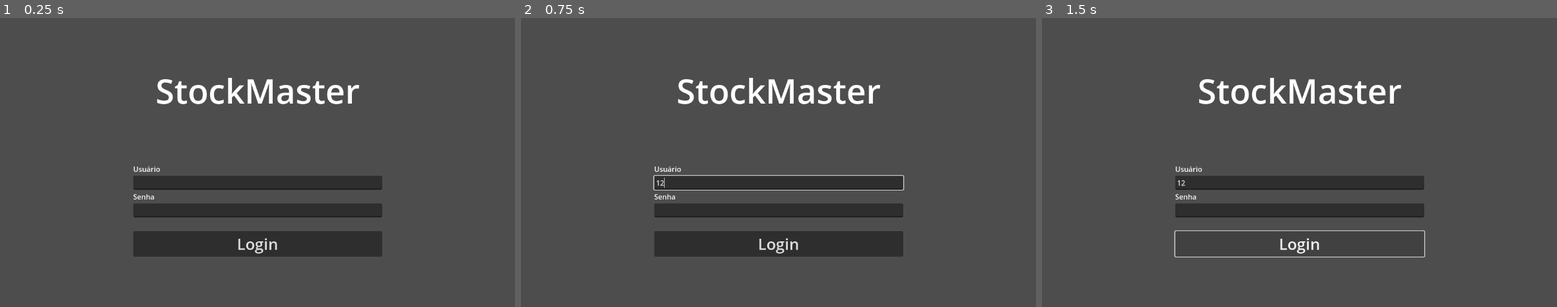
Above: before the commit, frames 1-3 (left to right).
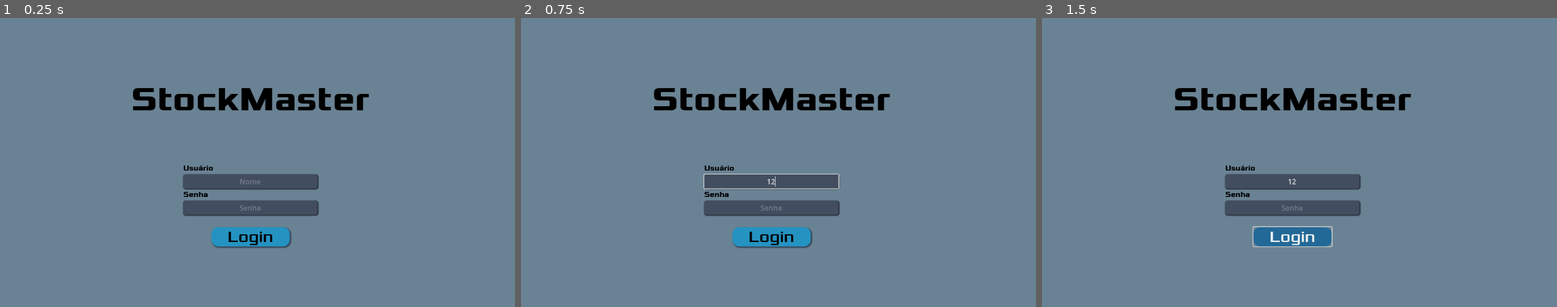
Above: after the commit, the same moments.

Repository: Jeday03/Sistema-De-Inventario-Modeladgem-De-Sistemas
Game: Godot game, scene res://Scenes/TelaInicial.tscn
Two runs of this game, one before a commit and one after it. Both use one fixed random seed, a clock stepped at 60 frames per second and the inputs below.
Inputs (mouse positions are in pixels of both pictures, inside the frame that each line leads up to):
- Up to frame 1 (0.25 s): no input
- Up to frame 2 (0.75 s): click (778, 182) at 0.52 s; type "12" at 0.6 s
- Up to frame 3 (1.5 s): click "Login" at 1.25 s

The runs differ from the first frame. In frame 1, 99% of the frame differs, in the area x 0-100%, y 0-100%; in frame 2, 99%; in frame 3, 99%.

Commit message:
mexe nos estilos da tela login

Diff:
--- /dev/null
+++ b/stockmastergodot2/GodotFont/fonts/architect-s-daughter/ArchitectsDaughter32.tres
@@ -0,0 +1,8 @@
+[gd_resource type="DynamicFont" load_steps=2 format=2]
+
+[ext_resource path="res://fonts/architect-s-daughter/ArchitectsDaughter.ttf" type="DynamicFontData" id=1]
+
+[resource]
+
+size = 32
+font_data = ExtResource( 1 )
--- /dev/null
+++ b/stockmastergodot2/GodotFont/fonts/cmu-typewriter/Typewriter.tres
@@ -0,0 +1,8 @@
+[gd_resource type="DynamicFont" load_steps=2 format=2]
+
+[ext_resource path="res://fonts/cmu-typewriter/Typewriter/cmuntt.ttf" type="DynamicFontData" id=1]
+
+[resource]
+
+size = 32
+font_data = ExtResource( 1 )
--- /dev/null
+++ b/stockmastergodot2/GodotFont/fonts/connection_ii/ConnectionII.tres
@@ -0,0 +1,8 @@
+[gd_resource type="DynamicFont" load_steps=2 format=2]
+
+[ext_resource path="res://fonts/connection_ii/ConnectionII.otf" type="DynamicFontData" id=1]
+
+[resource]
+
+size = 30
+font_data = ExtResource( 1 )
--- /dev/null
+++ b/stockmastergodot2/GodotFont/fonts/droid-sans/DroidSans.tres
@@ -0,0 +1,8 @@
+[gd_resource type="DynamicFont" load_steps=2 format=2]
+
+[ext_resource path="res://fonts/droid-sans/DroidSans.ttf" type="DynamicFontData" id=1]
+
+[resource]
+
+size = 32
+font_data = ExtResource( 1 )
--- /dev/null
+++ b/stockmastergodot2/GodotFont/fonts/kirifont/Kirifont.tres
@@ -0,0 +1,10 @@
+[gd_resource type="DynamicFont" load_steps=2 format=2]
+
+[ext_resource path="res://fonts/kirifont/KiriFont.otf" type="DynamicFontData" id=1]
+
+[resource]
+
+size = 32
+extra_spacing_top = -5
+extra_spacing_bottom = -20
+font_data = ExtResource( 1 )
--- /dev/null
+++ b/stockmastergodot2/GodotFont/fonts/linux-libertine/LinuxLibertine.tres
@@ -0,0 +1,5 @@
+[gd_resource type="DynamicFontData" format=2]
+
+[resource]
+
+font_path = "res://fonts/linux-libertine/LinLibertine_5.3.0_2012_07_02/LinLibertineOTF_5.3.0_2012_07_02/LinLibertine_R.otf"
--- /dev/null
+++ b/stockmastergodot2/GodotFont/fonts/montreal/Montreal.tres
@@ -0,0 +1,8 @@
+[gd_resource type="DynamicFont" load_steps=2 format=2]
+
+[ext_resource path="res://fonts/montreal/Montreal-Regular.ttf" type="DynamicFontData" id=1]
+
+[resource]
+
+size = 32
+font_data = ExtResource( 1 )
--- /dev/null
+++ b/stockmastergodot2/GodotFont/fonts/poco/Poco.tres
@@ -0,0 +1,11 @@
+[gd_resource type="DynamicFont" load_steps=2 format=2]
+
+[ext_resource path="res://fonts/poco/Poco.ttf" type="DynamicFontData" id=1]
+
+[resource]
+
+size = 40
+use_mipmaps = true
+extra_spacing_top = -18
+extra_spacing_bottom = 2
+font_data = ExtResource( 1 )
--- /dev/null
+++ b/stockmastergodot2/GodotFont/fonts/source-code-pro/SourceCodePro.tres
@@ -0,0 +1,8 @@
+[gd_resource type="DynamicFont" load_steps=2 format=2]
+
+[ext_resource path="res://fonts/source-code-pro/source-code-pro-2.010R-ro-1.030R-it/TTF/SourceCodePro-Regular.ttf" type="DynamicFontData" id=1]
+
+[resource]
+
+size = 32
+font_data = ExtResource( 1 )
--- /dev/null
+++ b/stockmastergodot2/GodotFont/fonts/xolonium/Xolonium.tres
@@ -0,0 +1,8 @@
+[gd_resource type="DynamicFont" load_steps=2 format=2]
+
+[ext_resource path="res://fonts/xolonium/xolonium-fonts-4.1/ttf/Xolonium-Regular.ttf" type="DynamicFontData" id=1]
+
+[resource]
+
+size = 32
+font_data = ExtResource( 1 )
--- a/stockmastergodot2/Scenes/TelaInicial.tscn
+++ b/stockmastergodot2/Scenes/TelaInicial.tscn
@@ -1,11 +1,20 @@
-[gd_scene load_steps=2 format=3 uid="uid://cnydgc3m51djg"]
+[gd_scene load_steps=3 format=3 uid="uid://cnydgc3m51djg"]
 
-[ext_resource type="Script" uid="uid://cnfmjxdxwwubq" path="res://Scripts/MenuLogin.gd" id="1_mhdbr"]
+[ext_resource type="Script" path="res://Scripts/MenuLogin.gd" id="1_mhdbr"]
+[ext_resource type="Theme" uid="uid://bqh2iuipvdjx" path="res://Themes/TemaNovo.tres" id="2_6mis4"]
 
 [node name="Node2D" type="Node2D"]
 
 [node name="CanvasLayer" type="CanvasLayer" parent="."]
 script = ExtResource("1_mhdbr")
+
+[node name="ColorRect" type="ColorRect" parent="CanvasLayer"]
+anchors_preset = 15
+anchor_right = 1.0
+anchor_bottom = 1.0
+grow_horizontal = 2
+grow_vertical = 2
+color = Color(0.417574, 0.512227, 0.580751, 1)
 
 [node name="TextureRect" type="TextureRect" parent="CanvasLayer"]
 offset_right = 340.0
@@ -16,10 +25,13 @@
 anchor_left = 0.5
 anchor_right = 0.5
 anchor_bottom = 1.0
-offset_left = -278.0
-offset_right = 279.0
-offset_bottom = -2.0
+offset_left = -294.0
+offset_top = 1.0
+offset_right = 263.0
+offset_bottom = -1.0
 grow_horizontal = 2
+grow_vertical = 2
+theme = ExtResource("2_6mis4")
 alignment = 1
 
 [node name="Label" type="Label" parent="CanvasLayer/VBoxContainer"]
@@ -30,25 +42,40 @@
 horizontal_alignment = 1
 
 [node name="Label3" type="Label" parent="CanvasLayer/VBoxContainer"]
+custom_minimum_size = Vector2(300, 0)
 layout_mode = 2
+size_flags_horizontal = 4
 text = "Usuário"
 
 [node name="LineEdit" type="LineEdit" parent="CanvasLayer/VBoxContainer"]
+custom_minimum_size = Vector2(300, 0)
 layout_mode = 2
+size_flags_horizontal = 4
+placeholder_text = "Nome"
+alignment = 1
 
 [node name="Label2" type="Label" parent="CanvasLayer/VBoxContainer"]
+custom_minimum_size = Vector2(300, 0)
 layout_mode = 2
+size_flags_horizontal = 4
 text = "Senha"
 
 [node name="LineEdit2" type="LineEdit" parent="CanvasLayer/VBoxContainer"]
+custom_minimum_size = Vector2(300, 0)
 layout_mode = 2
+size_flags_horizontal = 4
+size_flags_vertical = 4
+placeholder_text = "Senha"
+alignment = 1
 secret = true
 
 [node name="Label4" type="Label" parent="CanvasLayer/VBoxContainer"]
 layout_mode = 2
 
 [node name="Button" type="Button" parent="CanvasLayer/VBoxContainer"]
+custom_minimum_size = Vector2(175, 39)
 layout_mode = 2
+size_flags_horizontal = 4
 theme_override_font_sizes/font_size = 35
 text = "Login"
 
--- a/stockmastergodot2/Themes/TemaNovo.tres
+++ b/stockmastergodot2/Themes/TemaNovo.tres
@@ -1,3 +1,52 @@
-[gd_resource type="Theme" format=3 uid="uid://bqh2iuipvdjx"]
+[gd_resource type="Theme" load_steps=7 format=3 uid="uid://bqh2iuipvdjx"]
+
+[ext_resource type="FontFile" uid="uid://b0s3cfol57scx" path="res://GodotFont/fonts/xolonium/xolonium-fonts-4.1/ttf/Xolonium-Regular.ttf" id="1_qrn1d"]
+[ext_resource type="FontFile" uid="uid://hpetxanxfrcx" path="res://GodotFont/fonts/xolonium/xolonium-fonts-4.1/ttf/Xolonium-Bold.ttf" id="2_qg5t3"]
+
+[sub_resource type="StyleBoxFlat" id="StyleBoxFlat_6bnt2"]
+bg_color = Color(0.133677, 0.412666, 0.596144, 1)
+corner_radius_top_left = 15
+corner_radius_top_right = 15
+corner_radius_bottom_right = 15
+corner_radius_bottom_left = 15
+
+[sub_resource type="StyleBoxFlat" id="StyleBoxFlat_j8br0"]
+bg_color = Color(0.142328, 0.574475, 0.755387, 1)
+corner_radius_top_left = 15
+corner_radius_top_right = 15
+corner_radius_bottom_right = 15
+corner_radius_bottom_left = 15
+shadow_color = Color(0.0938485, 0.145101, 0.226284, 0.6)
+shadow_size = 3
+shadow_offset = Vector2(2, 2)
+
+[sub_resource type="StyleBoxFlat" id="StyleBoxFlat_oyh1g"]
+bg_color = Color(0.0998322, 0.474286, 0.69902, 1)
+border_color = Color(0.719457, 0.830608, 0.786678, 1)
+border_blend = true
+corner_radius_top_left = 15
+corner_radius_top_right = 15
+corner_radius_bottom_right = 15
+corner_radius_bottom_left = 15
+
+[sub_resource type="StyleBoxFlat" id="StyleBoxFlat_waxua"]
+bg_color = Color(0.260727, 0.306174, 0.378109, 1)
+corner_radius_top_left = 5
+corner_radius_top_right = 5
+corner_radius_bottom_right = 5
+corner_radius_bottom_left = 5
+shadow_color = Color(0, 0, 0, 0.627451)
+shadow_size = 3
+shadow_offset = Vector2(1, 1)
 
 [resource]
+Button/colors/font_color = Color(0, 0, 0, 1)
+Button/colors/font_pressed_color = Color(0, 0, 0, 1)
+Button/fonts/font = ExtResource("1_qrn1d")
+Button/styles/hover = SubResource("StyleBoxFlat_6bnt2")
+Button/styles/normal = SubResource("StyleBoxFlat_j8br0")
+Button/styles/pressed = SubResource("StyleBoxFlat_oyh1g")
+Label/colors/font_color = Color(0, 0, 0, 1)
+Label/fonts/font = ExtResource("2_qg5t3")
+LineEdit/colors/font_placeholder_color = Color(0.86037, 0.860369, 0.860369, 0.329412)
+LineEdit/styles/normal = SubResource("StyleBoxFlat_waxua")
--- a/stockmastergodot2/project.godot
+++ b/stockmastergodot2/project.godot
@@ -12,7 +12,7 @@
 
 config/name="StockMasterGodot2"
 run/main_scene="uid://cnydgc3m51djg"
-config/features=PackedStringArray("4.4", "Mobile")
+config/features=PackedStringArray("4.3", "Mobile")
 config/icon="res://icon.svg"
 
 [physics]
Not shown, added: stockmastergodot2/GodotFont/fonts/architect-s-daughter/Architects Daughter SIL OFL Font License.txt
Binary file added: stockmastergodot2/GodotFont/fonts/architect-s-daughter/ArchitectsDaughter.ttf
Not shown, added: stockmastergodot2/GodotFont/fonts/architect-s-daughter/ArchitectsDaughter.ttf.import
Not shown, added: stockmastergodot2/GodotFont/fonts/cmu-typewriter/Typewriter/OFL-FAQ.txt
Not shown, added: stockmastergodot2/GodotFont/fonts/cmu-typewriter/Typewriter/OFL.txt
Not shown, added: stockmastergodot2/GodotFont/fonts/cmu-typewriter/Typewriter/README.txt
Binary file added: stockmastergodot2/GodotFont/fonts/cmu-typewriter/Typewriter/cmunit.ttf
Not shown, added: stockmastergodot2/GodotFont/fonts/cmu-typewriter/Typewriter/cmunit.ttf.import
Binary file added: stockmastergodot2/GodotFont/fonts/cmu-typewriter/Typewriter/cmuntb.ttf
Not shown, added: stockmastergodot2/GodotFont/fonts/cmu-typewriter/Typewriter/cmuntb.ttf.import
Binary file added: stockmastergodot2/GodotFont/fonts/cmu-typewriter/Typewriter/cmuntt.ttf
Not shown, added: stockmastergodot2/GodotFont/fonts/cmu-typewriter/Typewriter/cmuntt.ttf.import
(and 97 more such lines)
